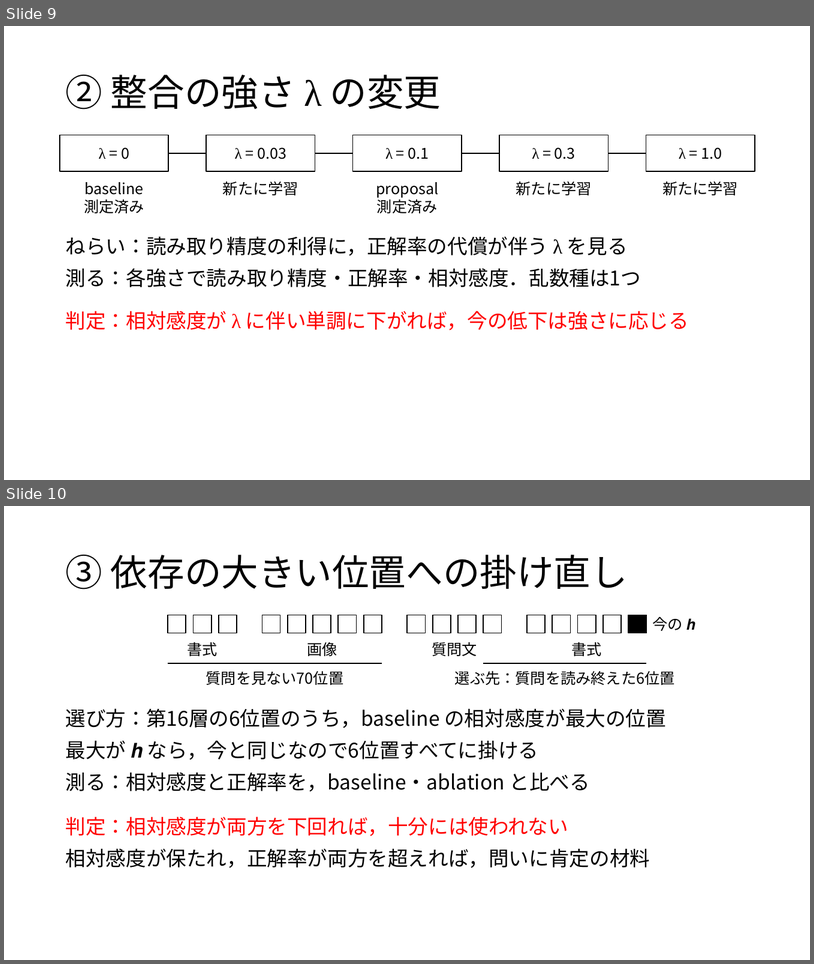
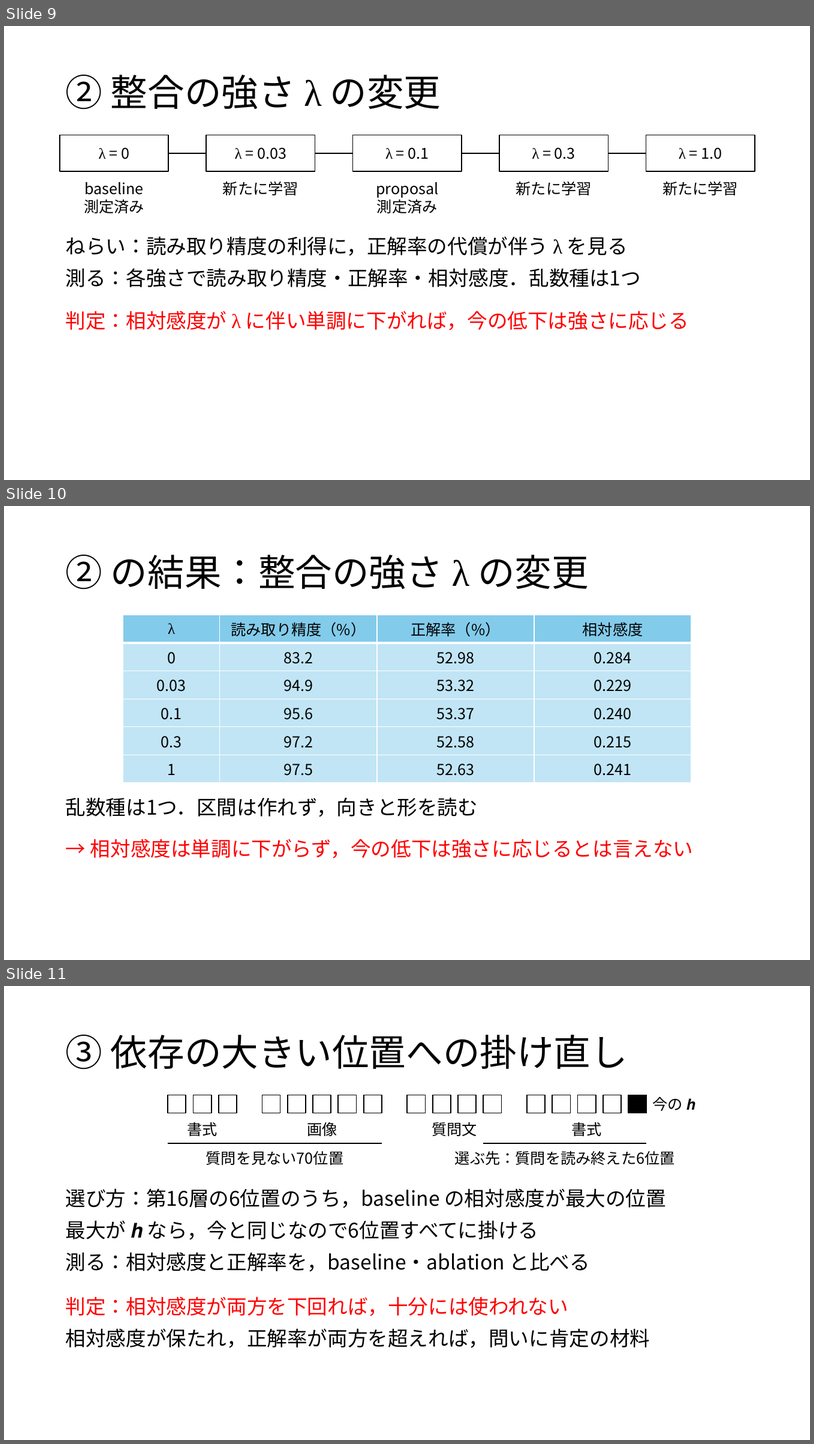
Before and after one commit to tomoking2004/taskalign, a slide deck: presentations/20261127_進捗報告.pptx. Shown one above the other, each under a label of ours: slides 9 and 10 before the commit, slides 9, 10 and 11 after it. The pictures are 814x964 and 814x1444 pixels, drawn with LibreOffice and Linux fonts; fonts in the diff are those of the drawing. Boxes give left, top, right and bottom in pixels: in the first picture for what was removed or moved away, otherwise in the second. Text is boxed around its words. In the diff, an @@ line names an element or a change of style, - is before the commit and + after.

```diff
--- a/presentations/20261127_進捗報告.pptx
+++ b/presentations/20261127_進捗報告.pptx
@@ slide 10 added at bbox=[4, 506, 810, 960], background #FFFFFF @@
@@ title added at bbox=[65, 555, 589, 589], 44 pt, text #000000 @@
+② の結果：整合の強さ λ の変更
@@ table added at bbox=[123, 615, 692, 778], 6 rows, 4 columns @@
+λ | 読み取り精度（%） | 正解率（%） | 相対感度
+0 | 83.2 | 52.98 | 0.284
+0.03 | 94.9 | 53.32 | 0.229
+0.1 | 95.6 | 53.37 | 0.240
+0.3 | 97.2 | 52.58 | 0.215
+1 | 97.5 | 52.63 | 0.241
@@ text added at bbox=[66, 797, 478, 817], 24 pt, text #000000 @@
+乱数種は1つ．区間は作れず，向きと形を読む
@@ text added at bbox=[90, 838, 694, 858], 24 pt, text #FF0000 @@
+→ 相対感度は単調に下がらず，今の低下は強さに応じるとは言えない
@@ what was slide 10 is now slide 11 @@
```
Also in this commit, not shown: 1 slide changed, 2 other files.
